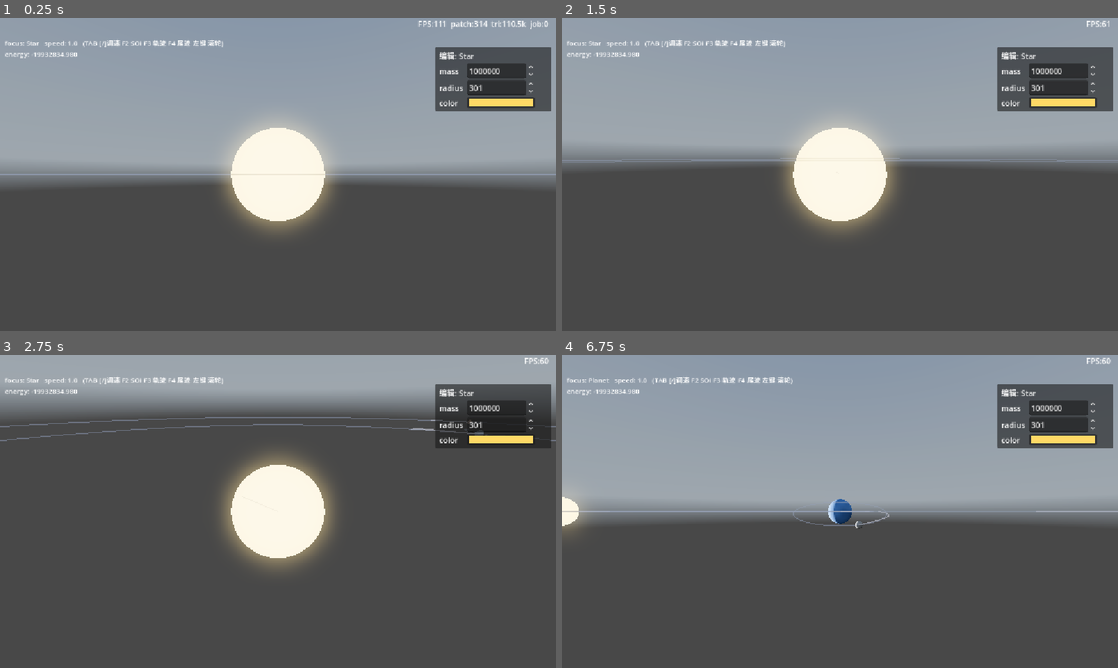
Above: before the commit, frames 1-4 (two rows, left to right).
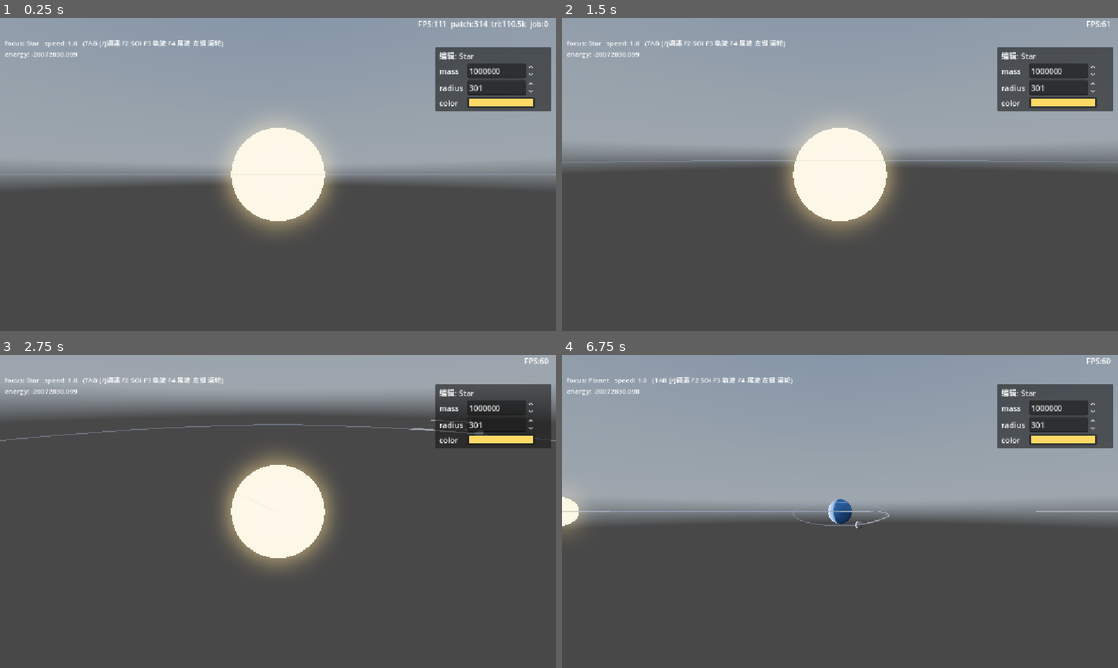
Above: after the commit, the same moments.

Repository: xiaobaibaix/stellar_era_godot
Game: Godot game, scene res://scenes/main.tscn
Same seed, same stepped clock (60 frames per second), same inputs: the game is played once before the commit and once after it. A sky picture missing from this copy of the repository is replaced by a grey-blue gradient.
Inputs (mouse positions are in pixels of both pictures, inside the frame that each line leads up to):
- Up to frame 1 (0.25 s): no input
- Up to frame 2 (1.5 s): tap Enter at 0.5 s; move the mouse to (962, 158) at 0.52 s; hold D 0.53-1.25 s; hold Q 0.53-1.25 s; click (962, 158) at 0.67 s; tap Space at 0.77, 1.25 s; drag from (728, 190) to (812, 237) at 1.27 s
- Up to frame 3 (2.75 s): move the mouse to (333, 442) at 2.02 s; hold D from 2.03 s (still down); tap Shift at 2.1 s
- Up to frame 4 (6.75 s): release D at 2.75 s; drag from (812, 574) to (673, 464) at 2.77 s; move the mouse to (1006, 558) at 3.52 s; hold A 3.53-4.25 s; tap Enter at 3.6, 4.25 s; tap Space at 3.77 s; drag from (673, 464) to (756, 433) at 4.27 s; move the mouse to (867, 511) at 5.02 s; hold S 5.03-5.75 s; tap Tab at 5.1 s; click (867, 511) at 5.17 s; drag from (756, 433) to (728, 527) at 5.77 s; move the mouse to (962, 495) at 6.52 s; hold W from 6.53 s (still down); hold Q from 6.53 s (still down)

The runs differ from the first frame. In frame 1, less than 0.1% of the frame differs, in the area x 5-14%, y 10-13%; in frame 2, 0.3%; in frame 3, 0.3%, in the area x 0-100%, y 10-28%; in frame 4, less than 0.1%.

Commit message:
优化：不在soi范围的天体控制

Diff:
--- a/celestial_system.gd
+++ b/celestial_system.gd
@@ -115,6 +115,7 @@
 		if main_top == self:
 			_is_main_top = true
 			_build_hud()
+			call_deferred("_resolve_initial_ownership_all")
 			call_deferred("_collect_focus_all")
 			call_deferred("_build_soi_visuals_all")
 			call_deferred("_build_orbit_visuals_all")
@@ -495,6 +496,99 @@
 	_compute_predictions()
 
 
+# ===================== 初始化归属分流 =====================
+# 所有 _init_physics 完成后(子节点先 _ready → child_proxy/_hill_radius 已建), 按 Hill 归属
+# 把"在父 dominant 的 Hill 外"的子系统上抛到父 sim。上抛后该子系统在父 sim 里受多源引力
+# (双星 → P-type 绕双星整体 / 混沌 / 临时捕获), 而非错误地只绕原 dominant。
+# 解决"编辑器里是孩子但运行时 SOI 外 → 该受合力"的物理正确性(一次性, 仅初始化)。
+func _resolve_initial_ownership_all() -> void:
+	for t in _get_all_tops():
+		_propagate_bases(t)
+	var moves: Array = []
+	for t in _get_all_tops():
+		_collect_initial_moves(t, moves)
+	for m in moves:
+		var sub: CelestialSystem = m["sub"]
+		var from_sys: CelestialSystem = m["from"]
+		var to_sys: CelestialSystem = m["to"]
+		_reparent_subsystem(sub, from_sys, to_sys)
+	if not moves.is_empty():
+		_recompute_hill_all()
+		_rebuild_soi_spheres()
+		_compute_predictions()
+
+
+# 收集需上抛的子系统(不修改树, 避免迭代中改 child_systems)。
+# 判定: 有 dominant 且非顶层的系统, 其子系统到 dominant 距离 > 本系统 Hill → 上抛到父。
+func _collect_initial_moves(sys: CelestialSystem, moves: Array) -> void:
+	if sys.dominant != null and sys.parent_system != null and sys._hill_radius > 0.0 and sys.dominant.body != null:
+		for sub in sys.child_systems:
+			if not sys.child_proxy.has(sub):
+				continue
+			var pb: Body = sys.child_proxy[sub]
+			var db: Body = sys.dominant.body
+			var dx: float = pb.px - db.px
+			var dy: float = pb.py - db.py
+			var dz: float = pb.pz - db.pz
+			var sdist: float = sqrt(dx * dx + dy * dy + dz * dz)
+			if sdist > sys._hill_radius:
+				moves.append({"sub": sub, "from": sys, "to": sys.parent_system})
+	for sub in sys.child_systems:
+		_collect_initial_moves(sub, moves)
+
+
+# 初始化时(第一帧 _step_recursive 之前)沿链传播基座位/速一次, 使上抛换算世界位速可用。
+func _propagate_bases(sys: CelestialSystem) -> void:
+	for sub in sys.child_systems:
+		if not sys.child_proxy.has(sub):
+			continue
+		var pb: Body = sys.child_proxy[sub]
+		sub._bcx = sys._bcx + pb.px
+		sub._bcy = sys._bcy + pb.py
+		sub._bcz = sys._bcz + pb.pz
+		sub._bvx = sys._bvx + pb.vx
+		sub._bvy = sys._bvy + pb.vy
+		sub._bvz = sys._bvz + pb.vz
+		_propagate_bases(sub)
+
+
+# 把子系统 sub 从 from 移交到 to: 摘旧 proxy(世界位速保存), 在 to 用局部坐标建新 proxy。
+# 与 _reparent_celestial(叶子天体) 对应, 区别是操作 child_systems/child_proxy。子系统内部
+# (dominant/卫星)作为子树原样跟随 —— sub._bcx 由 to._step_recursive 传播, 内部相对不变。
+func _reparent_subsystem(sub: CelestialSystem, from: CelestialSystem, to: CelestialSystem) -> void:
+	if not from.child_proxy.has(sub):
+		return
+	var old_proxy: Body = from.child_proxy[sub]
+	# 1) 世界位/速(from._bcx/_bvx 已由 _propagate_bases 传播)
+	var wx: float = from._bcx + old_proxy.px
+	var wy: float = from._bcy + old_proxy.py
+	var wz: float = from._bcz + old_proxy.pz
+	var vx: float = from._bvx + old_proxy.vx
+	var vy: float = from._bvy + old_proxy.vy
+	var vz: float = from._bvz + old_proxy.vz
+	# 2) 从 from 摘除(child_proxy + sim body + child_systems + 场景树)
+	from.child_proxy.erase(sub)
+	from.sim.bodies.erase(old_proxy)
+	from.child_systems.erase(sub)
+	if sub.get_parent() == from:
+		from.remove_child(sub)
+	# 3) 在 to 里用局部坐标(世界 − to 基座位/速)建新 proxy
+	#    改唯一名: 两个星系的同名子系统都上抛到群时, 避免节点名冲突(Godot 会自动改成 @Node3D@N)。
+	sub.name = sub.name + "_" + from.name
+	var nb := Body.new(sub.name, float(sub.get_total_mass()))
+	nb.type = "system"
+	nb.set_pos(wx - to._bcx, wy - to._bcy, wz - to._bcz)
+	nb.set_vel(vx - to._bvx, vy - to._bvy, vz - to._bvz)
+	to.sim.add(nb)
+	to.child_proxy[sub] = nb
+	to.child_systems.append(sub)
+	sub.parent_system = to
+	# 4) 节点挂到 to(视觉位置每帧由物理驱动, 此处只为层级一致)
+	if sub.get_parent() == null:
+		to.add_child(sub)
+	print("[SOI-init] %s: %s -> %s (上抛到父, 受多源引力)" % [sub.name, from.name, to.name])
+
+
 func _dist3(ax: float, ay: float, az: float, bx: float, by: float, bz: float) -> float:
 	var dx: float = ax - bx
 	var dy: float = ay - by
